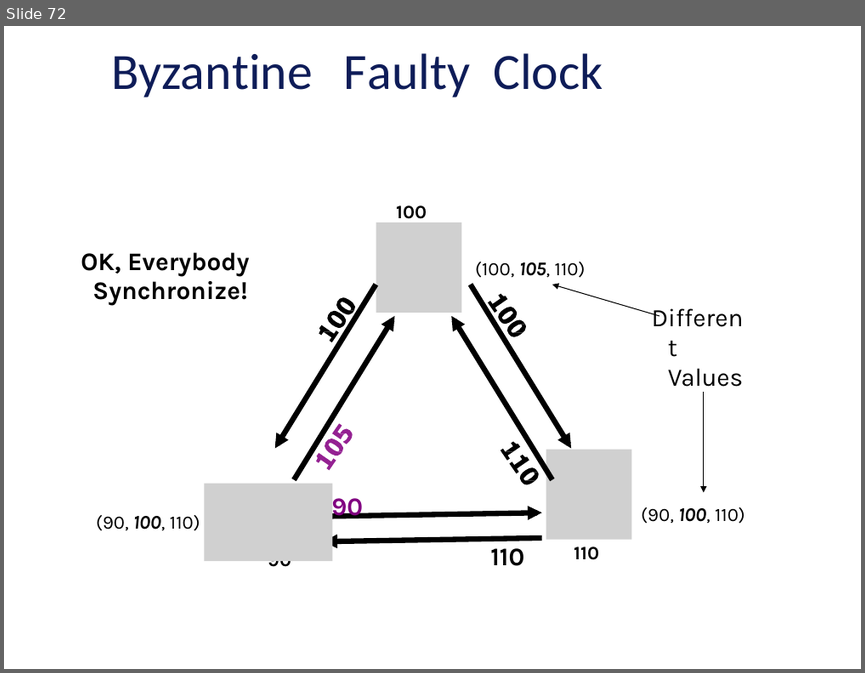
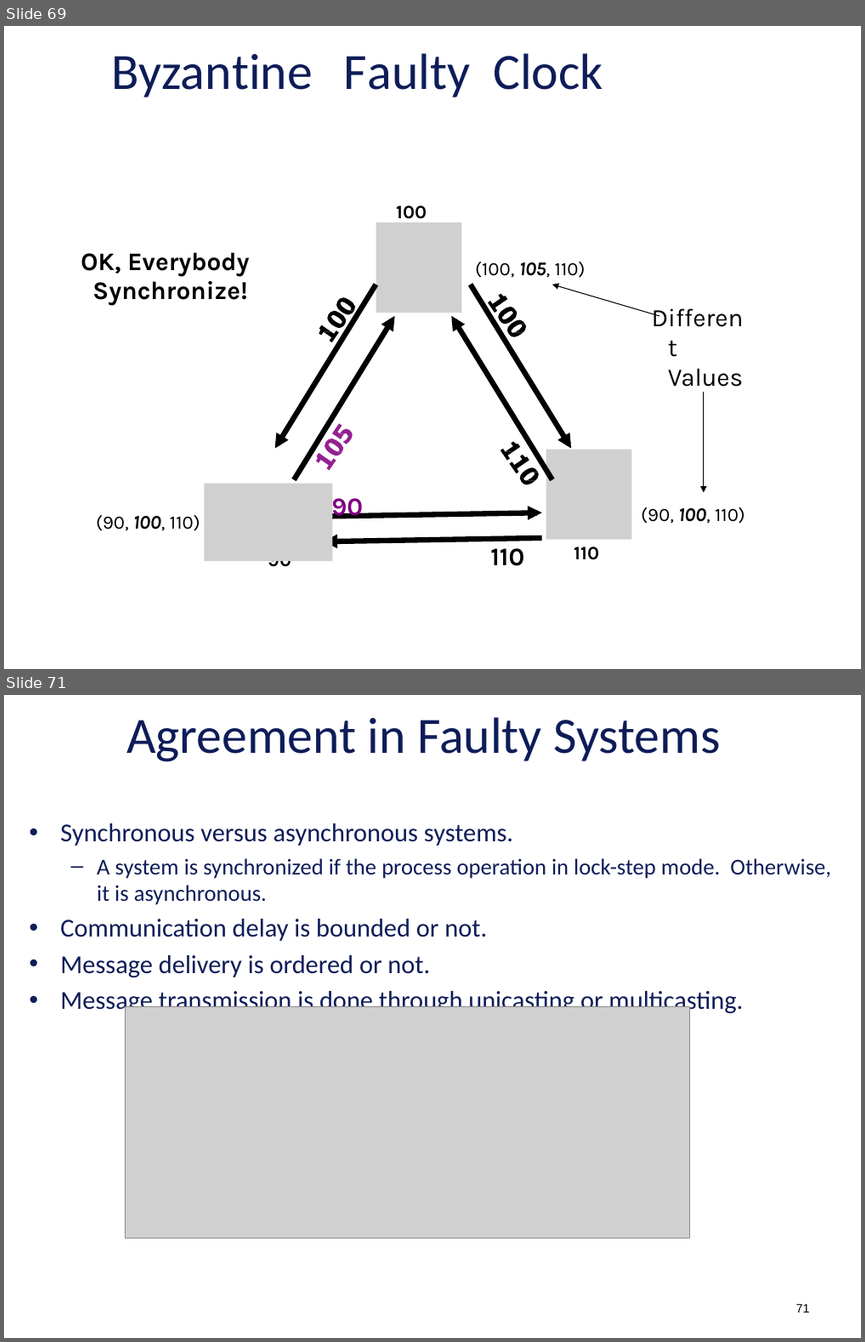
Before and after one commit to vu-resilient-distributed-systems/lectures-fall-2019, a slide deck: Module-5-AvoidingFailures/04_00_SoftwareFaultTolerance.pptx. Shown one above the other, each under a label of ours: slide 72 before the commit, slides 69 and 71 after it; the slides between them are not shown. The pictures are 865x673 and 865x1342 pixels, drawn with LibreOffice and Linux fonts; fonts in the diff are those of the drawing; grey boxes stand for pictures; background and template pictures are left out. Boxes give left, top, right and bottom in pixels: in the first picture for what was removed or moved away, otherwise in the second. Text is boxed around its words. In the diff, an @@ line names an element or a change of style, - is before the commit and + after.

```diff
--- a/Module-5-AvoidingFailures/04_00_SoftwareFaultTolerance.pptx
+++ b/Module-5-AvoidingFailures/04_00_SoftwareFaultTolerance.pptx
@@ slide 71 added at (4,695,861,1338), background picture (left out) @@
@@ title added at (126,717,720,762), 42.7 pt, text #0E1C58 @@
+Agreement in Faulty Systems
@@ text added at (60,823,831,1015), 21.7 pt, text #0E1C58 @@
+• Synchronous versus asynchronous systems.
+  – A system is synchronized if the process operation in lock-step mode. Otherwise, it is asynchronous.
+• Communication delay is bounded or not.
+• Message delivery is ordered or not.
+• Message transmission is done through unicasting or multicasting.
@@ picture added at (125,1007,690,1237) @@
@@ page number added at (796,1304,810,1312), 10.2 pt, text #000000 @@
+71
@@ what was slide 72 is now slide 69 @@
```
Also in this commit, not shown: 2 slides changed, 41 other slides added, 3 slides removed, 2 other files.
